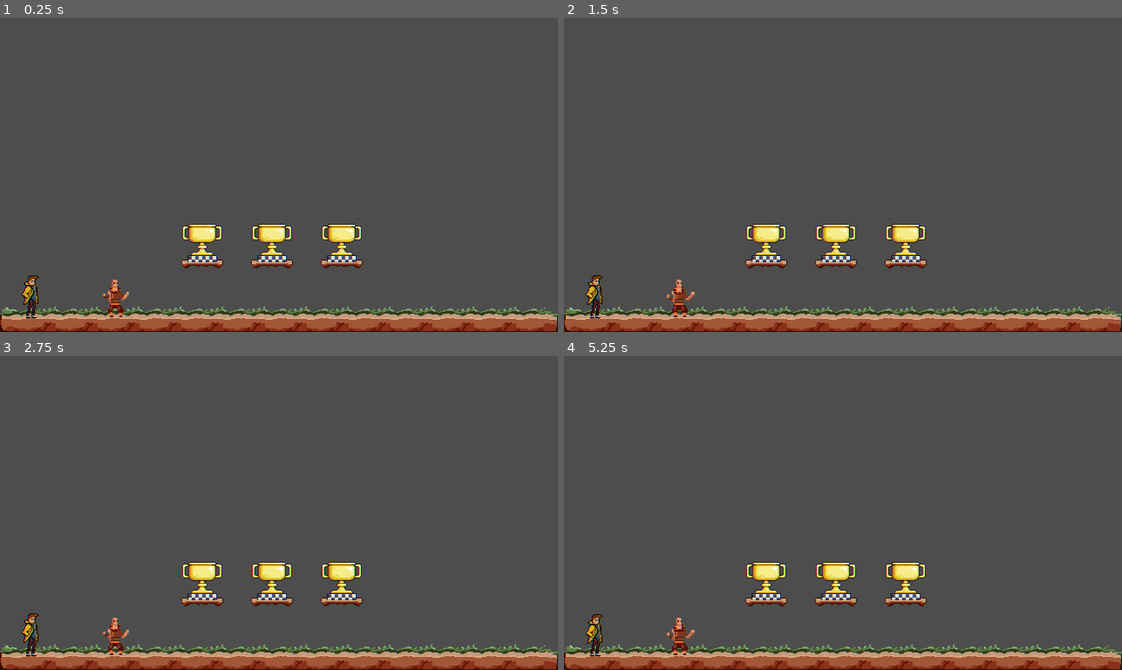
Above: before the commit, frames 1-4 (two rows, left to right).
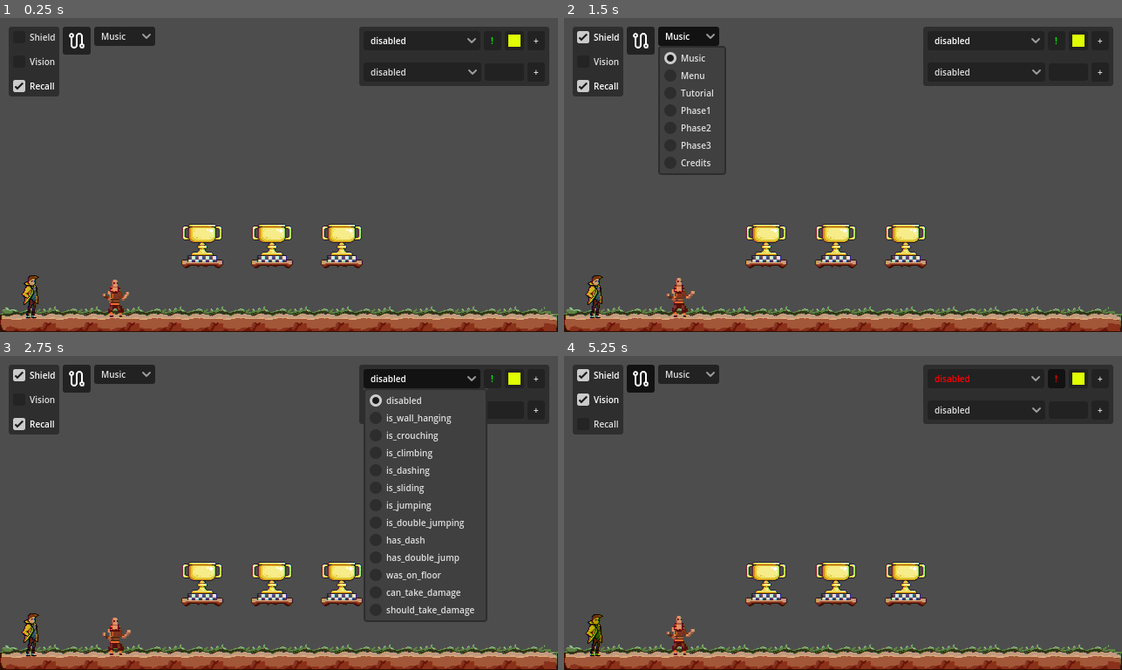
Above: after the commit, the same moments.

Repository: DeVelox/Niro
Game: Godot game, scene res://main.tscn
Same seed, same stepped clock (60 frames per second), same inputs: the game is played once before the commit and once after it.
Inputs (mouse positions are in pixels of both pictures, inside the frame that each line leads up to):
- Up to frame 1 (0.25 s): no input
- Up to frame 2 (1.5 s): click (597, 36) at 0.5 s, where only the run after the commit has a clickable "Shield"; click (686, 36) at 1.25 s, where only the run after the commit has a clickable "Music"
- Up to frame 3 (2.75 s): click (424, 377) at 2 s, where only the run after the commit has a clickable "disabled"
- Up to frame 4 (5.25 s): click (597, 399) at 2.75 s, where only the run after the commit has a clickable "Vision"; click (597, 425) at 3.5 s, where only the run after the commit has a clickable "Recall"; click (642, 377) at 4.27 s; click (1055, 377) at 5 s, where only the run after the commit has a clickable "!"

The runs differ from the first frame. In frame 1, 9.4% of the frame differs, in the area x 1-99%, y 2-25%; in frame 2, 11%, in the area x 1-99%, y 2-94%; in frame 3, 9.8%; in frame 4, 9.7%.

Commit message:
Added music

Diff:
--- /dev/null
+++ b/default_bus_layout.tres
@@ -0,0 +1,47 @@
+[gd_resource type="AudioBusLayout" load_steps=6 format=3 uid="uid://4gnnmermkbk2"]
+
+[sub_resource type="AudioEffectCompressor" id="AudioEffectCompressor_8nhh5"]
+resource_name = "Compressor"
+threshold = -12.0
+gain = -6.0
+
+[sub_resource type="AudioEffectLimiter" id="AudioEffectLimiter_2sgvu"]
+resource_name = "Limiter"
+
+[sub_resource type="AudioEffectReverb" id="AudioEffectReverb_q04vi"]
+resource_name = "Reverb"
+wet = 0.05
+
+[sub_resource type="AudioEffectCompressor" id="AudioEffectCompressor_8ptsg"]
+resource_name = "Compressor"
+threshold = -18.0
+ratio = 8.0
+sidechain = &"Sounds"
+
+[sub_resource type="AudioEffectCompressor" id="AudioEffectCompressor_v4b5i"]
+resource_name = "Compressor"
+gain = -12.0
+
+[resource]
+bus/0/effect/0/effect = SubResource("AudioEffectCompressor_8nhh5")
+bus/0/effect/0/enabled = true
+bus/0/effect/1/effect = SubResource("AudioEffectLimiter_2sgvu")
+bus/0/effect/1/enabled = true
+bus/1/name = &"Music"
+bus/1/solo = false
+bus/1/mute = false
+bus/1/bypass_fx = false
+bus/1/volume_db = 0.0
+bus/1/send = &"Master"
+bus/1/effect/0/effect = SubResource("AudioEffectReverb_q04vi")
+bus/1/effect/0/enabled = true
+bus/1/effect/1/effect = SubResource("AudioEffectCompressor_8ptsg")
+bus/1/effect/1/enabled = true
+bus/2/name = &"Sounds"
+bus/2/solo = false
+bus/2/mute = false
+bus/2/bypass_fx = false
+bus/2/volume_db = 0.0
+bus/2/send = &"Master"
+bus/2/effect/0/effect = SubResource("AudioEffectCompressor_v4b5i")
+bus/2/effect/0/enabled = true
--- a/levels/start.tscn
+++ b/levels/start.tscn
@@ -5,7 +5,7 @@
 [ext_resource type="PackedScene" uid="uid://88mqupj5ekgp" path="res://prefabs/level design/level_switcher.tscn" id="3_8np6h"]
 [ext_resource type="PackedScene" uid="uid://f6yb2sek4ils" path="res://prefabs/level design/old_man.tscn" id="4_5i88s"]
 
-[node name="Level3" type="Node2D"]
+[node name="Start" type="Node2D"]
 script = ExtResource("1_2xunh")
 checkpoint = false
 
--- a/levels/tutorial/legs1.tscn
+++ b/levels/tutorial/legs1.tscn
@@ -5,7 +5,7 @@
 [ext_resource type="PackedScene" uid="uid://bb44qdp7l5m62" path="res://prefabs/level design/tilemap.tscn" id="3_s1u40"]
 [ext_resource type="PackedScene" uid="uid://88mqupj5ekgp" path="res://prefabs/level design/level_switcher.tscn" id="6_i37ls"]
 
-[node name="Level2" type="Node2D"]
+[node name="Legs1" type="Node2D"]
 script = ExtResource("1_07drl")
 
 [node name="Legs" type="TextureRect" parent="."]
@@ -52,12 +52,12 @@
 prev = NodePath("../Scene2")
 
 [connection signal="body_entered" from="Scene1/Fader" to="Scene1/Fader" method="_on_body_entered"]
-[connection signal="body_entered" from="Scene1/@Area2D@24400" to="Scene1/@Area2D@24400" method="_on_body_entered"]
-[connection signal="body_entered" from="Scene1/@Area2D@24401" to="Scene1/@Area2D@24401" method="_on_body_entered"]
-[connection signal="body_entered" from="Scene1/@Area2D@24402" to="Scene1/@Area2D@24402" method="_on_body_entered"]
-[connection signal="body_entered" from="Scene1/@Area2D@24403" to="Scene1/@Area2D@24403" method="_on_body_entered"]
+[connection signal="body_entered" from="Scene1/@Area2D@22290" to="Scene1/@Area2D@22290" method="_on_body_entered"]
+[connection signal="body_entered" from="Scene1/@Area2D@22291" to="Scene1/@Area2D@22291" method="_on_body_entered"]
+[connection signal="body_entered" from="Scene1/@Area2D@22292" to="Scene1/@Area2D@22292" method="_on_body_entered"]
+[connection signal="body_entered" from="Scene1/@Area2D@22293" to="Scene1/@Area2D@22293" method="_on_body_entered"]
 [connection signal="body_entered" from="Scene2/Fader" to="Scene2/Fader" method="_on_body_entered"]
-[connection signal="body_entered" from="Scene2/@Area2D@24404" to="Scene2/@Area2D@24404" method="_on_body_entered"]
-[connection signal="body_entered" from="Scene2/@Area2D@24405" to="Scene2/@Area2D@24405" method="_on_body_entered"]
-[connection signal="body_entered" from="Scene2/@Area2D@24406" to="Scene2/@Area2D@24406" method="_on_body_entered"]
-[connection signal="body_entered" from="Scene2/@Area2D@24407" to="Scene2/@Area2D@24407" method="_on_body_entered"]
+[connection signal="body_entered" from="Scene2/@Area2D@22294" to="Scene2/@Area2D@22294" method="_on_body_entered"]
+[connection signal="body_entered" from="Scene2/@Area2D@22295" to="Scene2/@Area2D@22295" method="_on_body_entered"]
+[connection signal="body_entered" from="Scene2/@Area2D@22296" to="Scene2/@Area2D@22296" method="_on_body_entered"]
+[connection signal="body_entered" from="Scene2/@Area2D@22297" to="Scene2/@Area2D@22297" method="_on_body_entered"]
--- a/main.tscn
+++ b/main.tscn
@@ -1,7 +1,13 @@
-[gd_scene load_steps=4 format=3 uid="uid://buwbgoy582pkb"]
+[gd_scene load_steps=10 format=3 uid="uid://buwbgoy582pkb"]
 
 [ext_resource type="Script" path="res://scripts/main.gd" id="1_qd4cp"]
 [ext_resource type="Shader" path="res://scripts/shader/aberration.gdshader" id="2_vcgex"]
+[ext_resource type="AudioStream" uid="uid://dgo46p4ell6ho" path="res://assets/music/menu/Rising Tide.ogg" id="3_8veaq"]
+[ext_resource type="AudioStream" uid="uid://dgvlfoa6cc2q1" path="res://assets/music/tutorial/Severe Tire Damage.ogg" id="4_r4jj7"]
+[ext_resource type="AudioStream" uid="uid://cbry4uciruh74" path="res://assets/music/phase1/Cut and Run.ogg" id="5_vskql"]
+[ext_resource type="AudioStream" uid="uid://jqh2yebdhdnr" path="res://assets/music/phase2/Club Diver.ogg" id="6_mh2ub"]
+[ext_resource type="AudioStream" uid="uid://ceoqn40q5ivqw" path="res://assets/music/phase3/Harmful or Fatal.ogg" id="7_bhp2t"]
+[ext_resource type="AudioStream" uid="uid://b483clmun3qyt" path="res://assets/music/credits/Spellbound.ogg" id="8_d8qfx"]
 
 [sub_resource type="ShaderMaterial" id="ShaderMaterial_prtvb"]
 shader = ExtResource("2_vcgex")
@@ -27,3 +33,29 @@
 anchor_bottom = 1.0
 grow_horizontal = 2
 grow_vertical = 2
+
+[node name="Music" type="Node" parent="."]
+
+[node name="Menu" type="AudioStreamPlayer" parent="Music" groups=["music"]]
+stream = ExtResource("3_8veaq")
+bus = &"Music"
+
+[node name="Tutorial" type="AudioStreamPlayer" parent="Music" groups=["music"]]
+stream = ExtResource("4_r4jj7")
+bus = &"Music"
+
+[node name="Phase1" type="AudioStreamPlayer" parent="Music" groups=["music"]]
+stream = ExtResource("5_vskql")
+bus = &"Music"
+
+[node name="Phase2" type="AudioStreamPlayer" parent="Music" groups=["music"]]
+stream = ExtResource("6_mh2ub")
+bus = &"Music"
+
+[node name="Phase3" type="AudioStreamPlayer" parent="Music" groups=["music"]]
+stream = ExtResource("7_bhp2t")
+bus = &"Music"
+
+[node name="Credits" type="AudioStreamPlayer" parent="Music" groups=["music"]]
+stream = ExtResource("8_d8qfx")
+bus = &"Music"
--- a/player/player.tscn
+++ b/player/player.tscn
@@ -358,7 +358,7 @@
 
 [node name="JumpSound" type="AudioStreamPlayer" parent="."]
 stream = ExtResource("29_hpjs7")
-volume_db = -20.0
+bus = &"Sounds"
 
 [node name="Animations" type="AnimationPlayer" parent="."]
 libraries = {
--- a/prefabs/utility/debug.tscn
+++ b/prefabs/utility/debug.tscn
@@ -1,16 +1,12 @@
-[gd_scene load_steps=5 format=3 uid="uid://jbo4xpcv06af"]
+[gd_scene load_steps=4 format=3 uid="uid://jbo4xpcv06af"]
 
 [ext_resource type="Script" path="res://scripts/debug.gd" id="1_htl8g"]
 [ext_resource type="Texture2D" uid="uid://bnkhfi0h3nxvh" path="res://assets/temp/route.png" id="2_15wnm"]
 
-[sub_resource type="Theme" id="Theme_rs50g"]
-default_font_size = 10
-
-[sub_resource type="Theme" id="Theme_whi27"]
+[sub_resource type="Theme" id="Theme_oh0yy"]
 default_font_size = 10
 
 [node name="Debug" type="CanvasLayer"]
-visible = false
 script = ExtResource("1_htl8g")
 
 [node name="MarginContainer" type="MarginContainer" parent="."]
@@ -19,6 +15,7 @@
 anchor_bottom = 1.0
 grow_horizontal = 2
 grow_vertical = 2
+theme = SubResource("Theme_oh0yy")
 theme_override_constants/margin_left = 10
 theme_override_constants/margin_top = 10
 theme_override_constants/margin_right = 10
@@ -31,7 +28,6 @@
 layout_mode = 2
 size_flags_horizontal = 0
 size_flags_vertical = 0
-theme = SubResource("Theme_rs50g")
 
 [node name="MarginContainer" type="MarginContainer" parent="MarginContainer/HBoxContainer/DebugUpgrades"]
 layout_mode = 2
@@ -39,11 +35,11 @@
 [node name="VBoxContainer" type="VBoxContainer" parent="MarginContainer/HBoxContainer/DebugUpgrades/MarginContainer"]
 layout_mode = 2
 
-[node name="Shields" type="CheckBox" parent="MarginContainer/HBoxContainer/DebugUpgrades/MarginContainer/VBoxContainer"]
+[node name="Shield" type="CheckBox" parent="MarginContainer/HBoxContainer/DebugUpgrades/MarginContainer/VBoxContainer"]
 unique_name_in_owner = true
 layout_mode = 2
 focus_mode = 0
-text = "Shields"
+text = "Shield"
 
 [node name="Vision" type="CheckBox" parent="MarginContainer/HBoxContainer/DebugUpgrades/MarginContainer/VBoxContainer"]
 unique_name_in_owner = true
@@ -69,11 +65,21 @@
 toggle_mode = true
 icon = ExtResource("2_15wnm")
 
+[node name="DebugMusic" type="PanelContainer" parent="MarginContainer/HBoxContainer"]
+layout_mode = 2
+size_flags_horizontal = 0
+size_flags_vertical = 0
+
+[node name="MusicList" type="OptionButton" parent="MarginContainer/HBoxContainer/DebugMusic"]
+layout_mode = 2
+size_flags_horizontal = 0
+size_flags_vertical = 0
+focus_mode = 0
+
 [node name="DebugProperties" type="PanelContainer" parent="MarginContainer/HBoxContainer"]
 layout_mode = 2
 size_flags_horizontal = 10
 size_flags_vertical = 0
-theme = SubResource("Theme_whi27")
 
 [node name="ValueList" type="VBoxContainer" parent="MarginContainer/HBoxContainer/DebugProperties"]
 unique_name_in_owner = true
@@ -85,7 +91,8 @@
 unique_name_in_owner = true
 layout_mode = 2
 
-[connection signal="toggled" from="MarginContainer/HBoxContainer/DebugUpgrades/MarginContainer/VBoxContainer/Shields" to="." method="_on_shields_toggled"]
+[connection signal="toggled" from="MarginContainer/HBoxContainer/DebugUpgrades/MarginContainer/VBoxContainer/Shield" to="." method="_on_shield_toggled"]
 [connection signal="toggled" from="MarginContainer/HBoxContainer/DebugUpgrades/MarginContainer/VBoxContainer/Vision" to="." method="_on_vision_toggled"]
 [connection signal="toggled" from="MarginContainer/HBoxContainer/DebugUpgrades/MarginContainer/VBoxContainer/Recall" to="." method="_on_recall_toggled"]
 [connection signal="toggled" from="MarginContainer/HBoxContainer/DebugPath/PathToggle" to="." method="_on_path_toggle"]
+[connection signal="item_selected" from="MarginContainer/HBoxContainer/DebugMusic/MusicList" to="." method="_on_music_list_item_selected"]
--- a/scripts/debug.gd
+++ b/scripts/debug.gd
@@ -6,10 +6,11 @@
 
 var debug_path: Node2D
 
-@onready var shields: CheckBox = %Shields
+@onready var shield: CheckBox = %Shield
 @onready var vision: CheckBox = %Vision
 @onready var recall: CheckBox = %Recall
 @onready var player: Player = get_parent()
+@onready var music_list: OptionButton = $MarginContainer/HBoxContainer/DebugMusic/MusicList
 
 
 func _ready() -> void:
@@ -18,6 +19,7 @@
 	_init_menu_bools(Data.debug_bools, MENU_BOOL.instantiate())
 	_init_menu_values(Data.debug_values, MENU_VALUE.instantiate())
 	_init_checkbox()
+	_init_music()
 
 
 # Called every frame. 'delta' is the elapsed time since the previous frame.
@@ -42,6 +44,13 @@
 	return list
 
 
+func _init_music() -> void:
+	var music_nodes := get_node("/root/Main").get_tree().get_nodes_in_group("music")
+	music_list.add_item("Music")
+	for i in music_nodes:
+		music_list.add_item(i.name)
+
+
 func _init_menu_bools(_properties: Array[String], _menu_row: Node) -> void:
 	var add = _menu_row.get_child(0).get_child(3)
 	add.pressed.connect(_on_add_pressed)
@@ -63,12 +72,12 @@
 
 
 # Debug UI for testing the upgrade system
-func _on_shields_toggled(toggled_on: bool) -> void:
+func _on_shield_toggled(toggled_on: bool) -> void:
 	if toggled_on:
-		Upgrades.buy(Upgrades.Type.SHIELDS)
+		Upgrades.buy(Upgrades.Type.SHIELD)
 		Upgrades.add_shield()
 	else:
-		Upgrades.sell(Upgrades.Type.SHIELDS)
+		Upgrades.sell(Upgrades.Type.SHIELD)
 	Scene.reload()
 
 
@@ -89,7 +98,7 @@
 
 
 func _init_checkbox():
-	shields.set_pressed_no_signal(Upgrades.check(Upgrades.Type.SHIELDS))
+	shield.set_pressed_no_signal(Upgrades.check(Upgrades.Type.SHIELD))
 	vision.set_pressed_no_signal(Upgrades.check(Upgrades.Type.VISION))
 	recall.set_pressed_no_signal(Upgrades.check(Upgrades.Type.RECALL))
 
@@ -108,3 +117,13 @@
 		player.add_sibling(debug_path)
 	else:
 		debug_path.queue_free()
+
+
+func _on_music_list_item_selected(index: int) -> void:
+	var music_nodes := get_node("/root/Main").get_tree().get_nodes_in_group("music")
+	var item_name := music_list.get_item_text(index)
+	for i in music_nodes:
+		if i.name == item_name:
+			i.playing = true
+		else:
+			i.playing = false
--- a/scripts/player.gd
+++ b/scripts/player.gd
@@ -469,7 +469,7 @@
 
 
 func damage() -> void:
-	if Upgrades.check(Upgrades.Type.SHIELDS):
+	if Upgrades.check(Upgrades.Type.SHIELD):
 		_absorb()
 	elif can_take_damage:
 		_try_recall()
--- /dev/null
+++ b/scripts/shader/shining.gdshader
@@ -0,0 +1,24 @@
+shader_type canvas_item;
+
+uniform float speed = 1.;
+
+uniform vec4 tint : source_color = vec4(1., 1., 0., 1.);
+
+uniform float span : hint_range(0.1, 1.) = .3;
+
+float luminance(vec4 colour) {
+	return 1.0 - sqrt(0.299*colour.r*colour.r + 0.587*colour.g*colour.g + 0.114*colour.b*colour.b);
+}
+
+void fragment() {
+	vec4 colour = texture(TEXTURE, UV);
+	float target = abs(sin(TIME * PI * speed) * (1. + span));
+	if(colour.a > 0.) {
+		float lum = luminance(colour);
+		float diff = abs(lum - target);
+		float mx = clamp(1. - diff / span, 0., 1.);
+		colour = mix(colour, tint, mx);
+	}
+
+	COLOR = colour;
+}
--- a/scripts/singleton/upgrade_manager.gd
+++ b/scripts/singleton/upgrade_manager.gd
@@ -1,9 +1,9 @@
 extends Node
 
-enum Type { SHIELDS, VISION, RECALL }
+enum Type { SHIELD, VISION, RECALL }
 
 var active_upgrades: Array[Type] = [Type.RECALL]
-var shields := 1
+var shield := 1
 
 var buying: Type
 
@@ -23,12 +23,12 @@
 
 
 func use_shield() -> bool:
-	if shields > 0:
-		shields -= 1
+	if shield > 0:
+		shield -= 1
 		return true
 	return false
 
 
 func add_shield() -> void:
-	if shields == 0:
-		shields += 1
+	if shield == 0:
+		shield += 1
Not shown, added: assets/music/credits/Spellbound.ogg.import
Not shown, added: assets/music/menu/Rising Tide.ogg.import
Not shown, added: assets/music/phase1/Cut and Run.ogg.import
Not shown, added: assets/music/phase2/Club Diver.ogg.import
Not shown, added: assets/music/phase3/Harmful or Fatal.ogg.import
Not shown, added: assets/music/tutorial/Severe Tire Damage.ogg.import
Not shown, added: assets/music/credits/Spellbound.ogg
Not shown, added: assets/music/menu/Rising Tide.ogg
Not shown, added: assets/music/phase1/Cut and Run.ogg
Not shown, added: assets/music/phase2/Club Diver.ogg
Not shown, added: assets/music/phase3/Harmful or Fatal.ogg
Not shown, added: assets/music/tutorial/Severe Tire Damage.ogg
